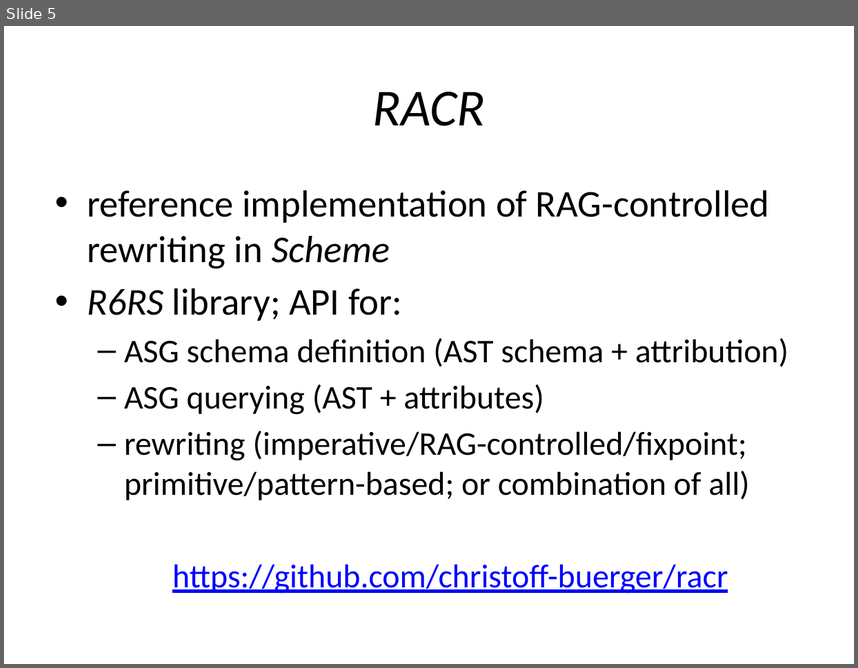
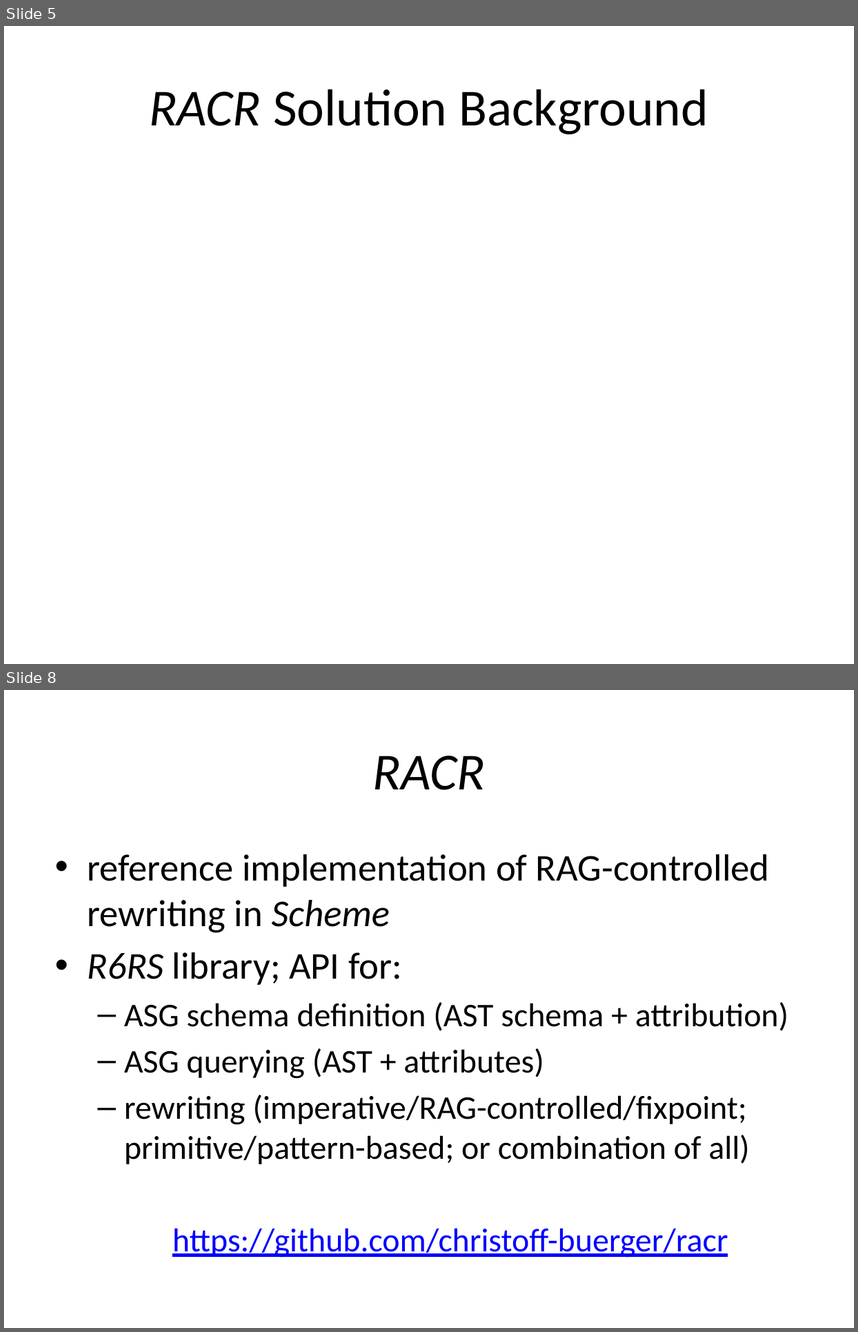
Before and after one commit to christoff-buerger/racr, a slide deck: examples/ttc-2015-fuml-activity-diagrams/documentation/figures/solution-presentation.pptx. Shown one above the other, each under a label of ours: slide 5 before the commit, slides 5 and 8 after it; the slides between them are not shown. The pictures are 858x668 and 858x1332 pixels, drawn with LibreOffice and Linux fonts; fonts in the diff are those of the drawing. Boxes give left, top, right and bottom in pixels: in the first picture for what was removed or moved away, otherwise in the second. Text is boxed around its words. In the diff, an @@ line names an element or a change of style, - is before the commit and + after.

Commit message:
Examples (ttc-2015-fuml-activity-diagrams, documentation): Updated solution presentation.

```diff
--- a/examples/ttc-2015-fuml-activity-diagrams/documentation/figures/solution-presentation.pptx
+++ b/examples/ttc-2015-fuml-activity-diagrams/documentation/figures/solution-presentation.pptx
@@ slide 5 added at <box>4,26,854,664</box>, background #FFFFFF @@
@@ title added at <box>149,89,708,134</box>, 44 pt, text #000000 @@
+RACR Solution Background
@@ what was slide 5 is now slide 8 @@
```
Also in this commit, not shown: 5 slides changed, 3 other slides added, 1 slide removed, 1 other file.
